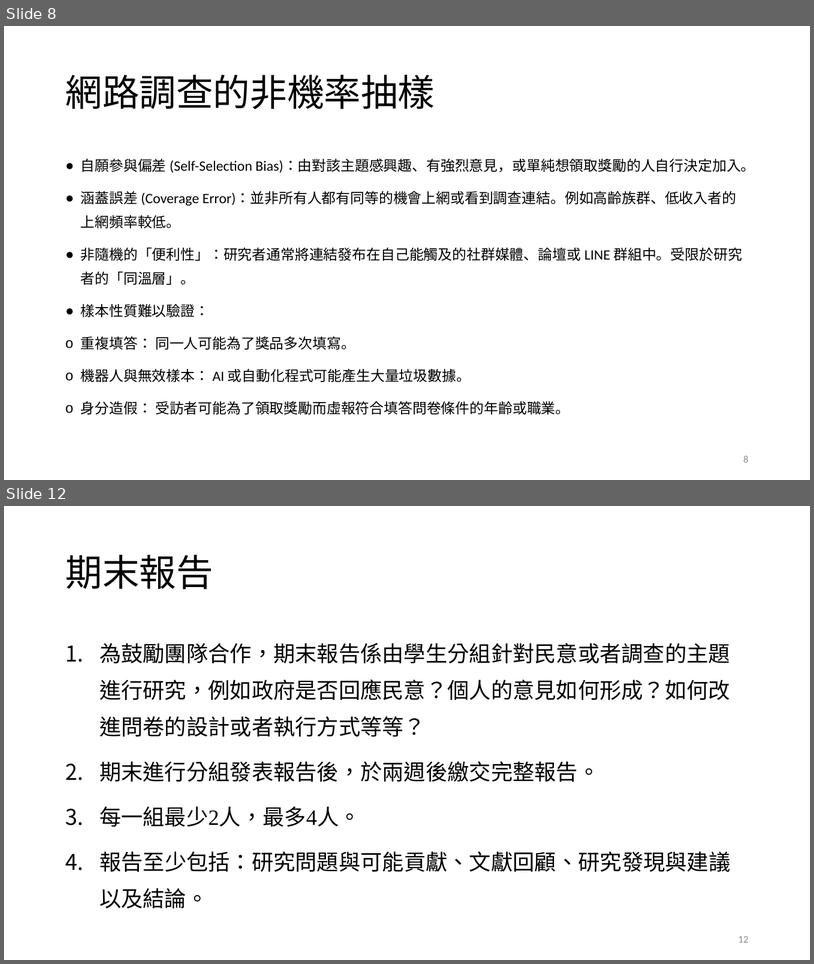
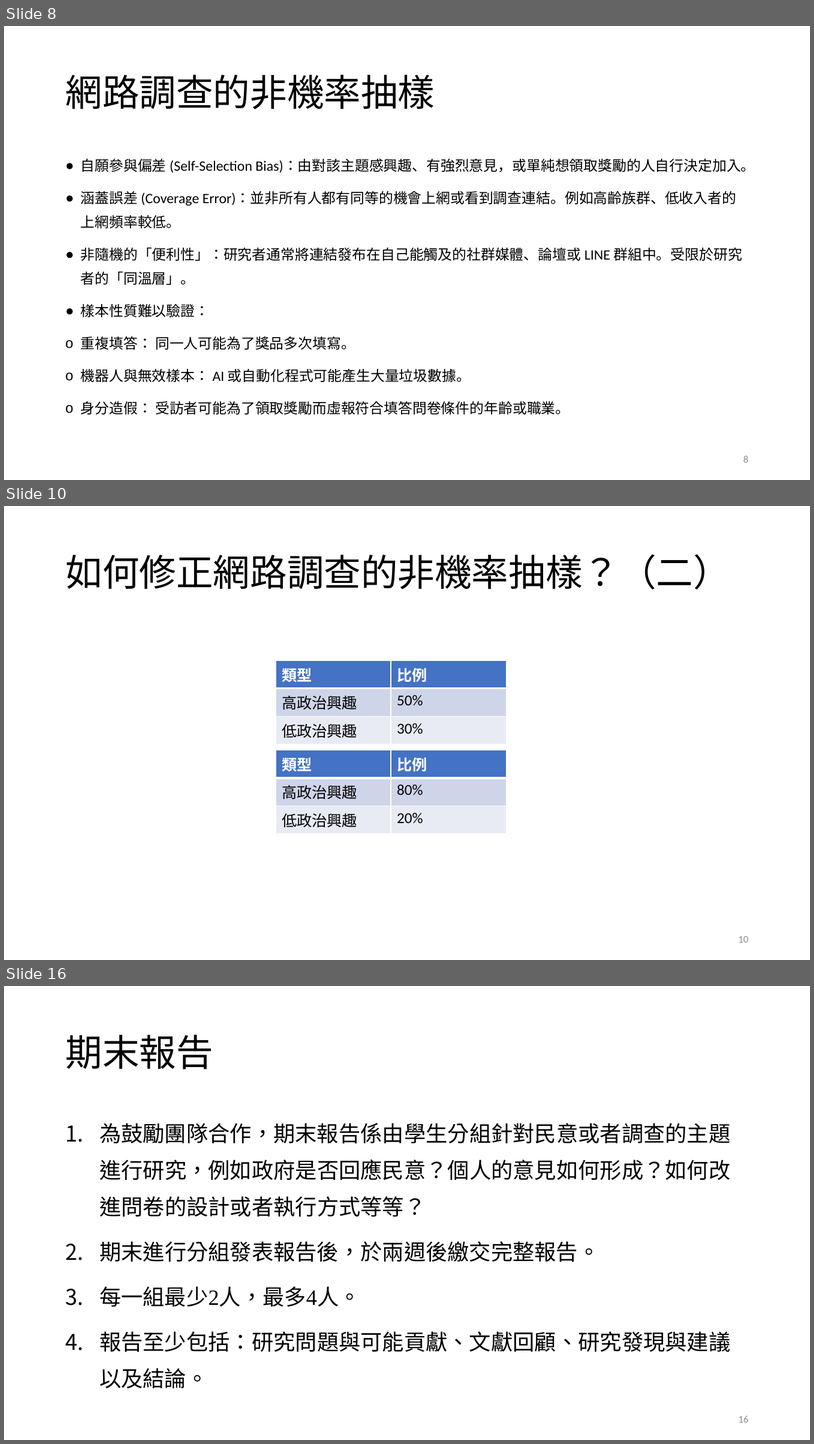
Before and after one commit to TsaiChiahung/PublicOpinion2026, a slide deck: 投影片/民意與調查Week4.pptx. Shown one above the other, each under a label of ours: slides 8 and 12 before the commit, slides 8, 10 and 16 after it; the slides between them are not shown. The pictures are 814x964 and 814x1444 pixels, drawn with LibreOffice and Linux fonts; fonts in the diff are those of the drawing; grey boxes stand for pictures. Boxes give left, top, right and bottom in pixels: in the first picture for what was removed or moved away, otherwise in the second. Text is boxed around its words. In the diff, an @@ line names an element or a change of style, - is before the commit and + after.

```diff
--- a/投影片/民意與調查Week4.pptx
+++ b/投影片/民意與調查Week4.pptx
@@ slide 10 added at <box>4,506,810,960</box>, background #FFFFFF @@
@@ title added at <box>65,554,731,589</box>, 44 pt, text #000000 @@
+如何修正網路調查的非機率抽樣？（二）
@@ table added at <box>276,660,507,740</box>, 3 rows, 2 columns @@
+類型 | 比例
+高政治興趣 | 50%
+低政治興趣 | 30%
@@ table added at <box>276,750,507,829</box>, 3 rows, 2 columns @@
+類型 | 比例
+高政治興趣 | 80%
+低政治興趣 | 20%
@@ page number added at <box>738,936,749,942</box>, 12 pt, text #8C8C8C @@
+10
@@ what was slide 12 is now slide 16 @@
@@ page number at <box>738,1416,749,1422</box>: text changed @@
-12
+16
```
Also in this commit, not shown: 3 slides changed, 3 other slides added, 1 other file.
